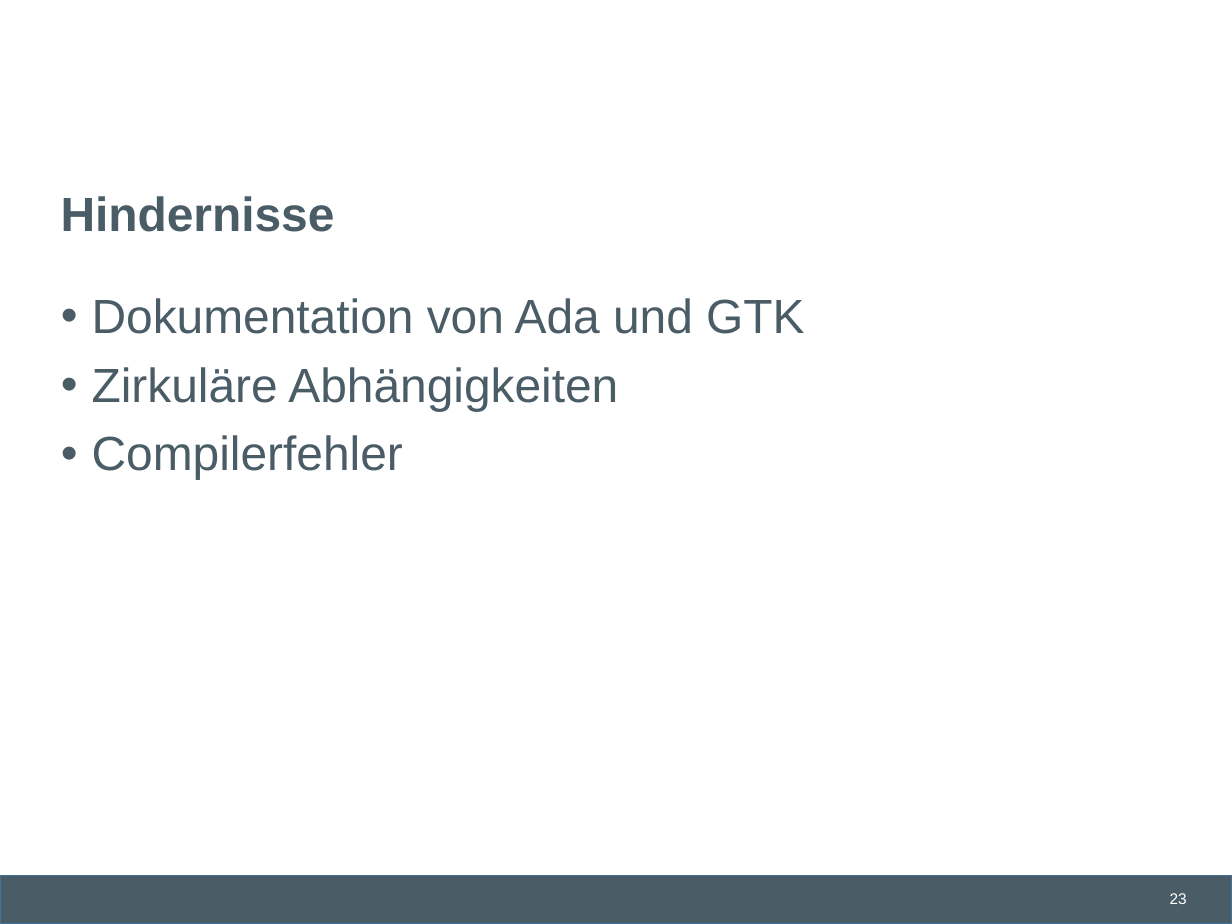
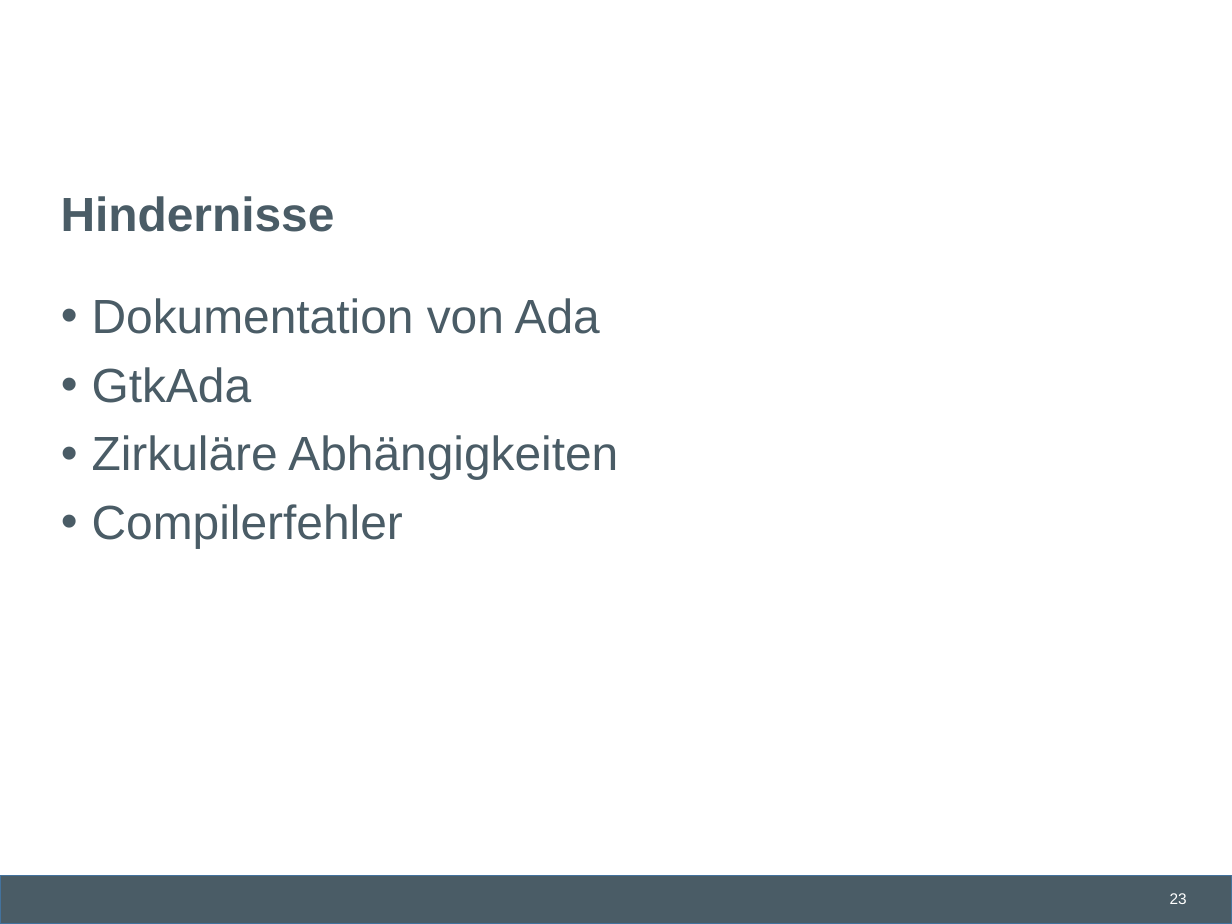
Before and after one commit to lschmischke/ADAChat, a slide deck: slide 23 of documentation/Ada Chat.pptx. Drawn at 1232x924 pixels with LibreOffice and Linux fonts; fonts in the diff are those of the drawing; background and template pictures are left out. Boxes give left, top, right and bottom in pixels: in the first picture for what was removed or moved away, otherwise in the second. Text is boxed around its words. In the diff, an @@ line names an element or a change of style, - is before the commit and + after.

Commit message:
Hindernisse um Punkt "GtkAda" erweitert, brauch noch ne Folie

```diff
--- a/documentation/Ada Chat.pptx
+++ b/documentation/Ada Chat.pptx
@@ text at (x1=92, y1=298, x2=600, y2=403): text changed @@
-• Dokumentation von Ada und GTK
+• Dokumentation von Ada
+• GtkAda
```
